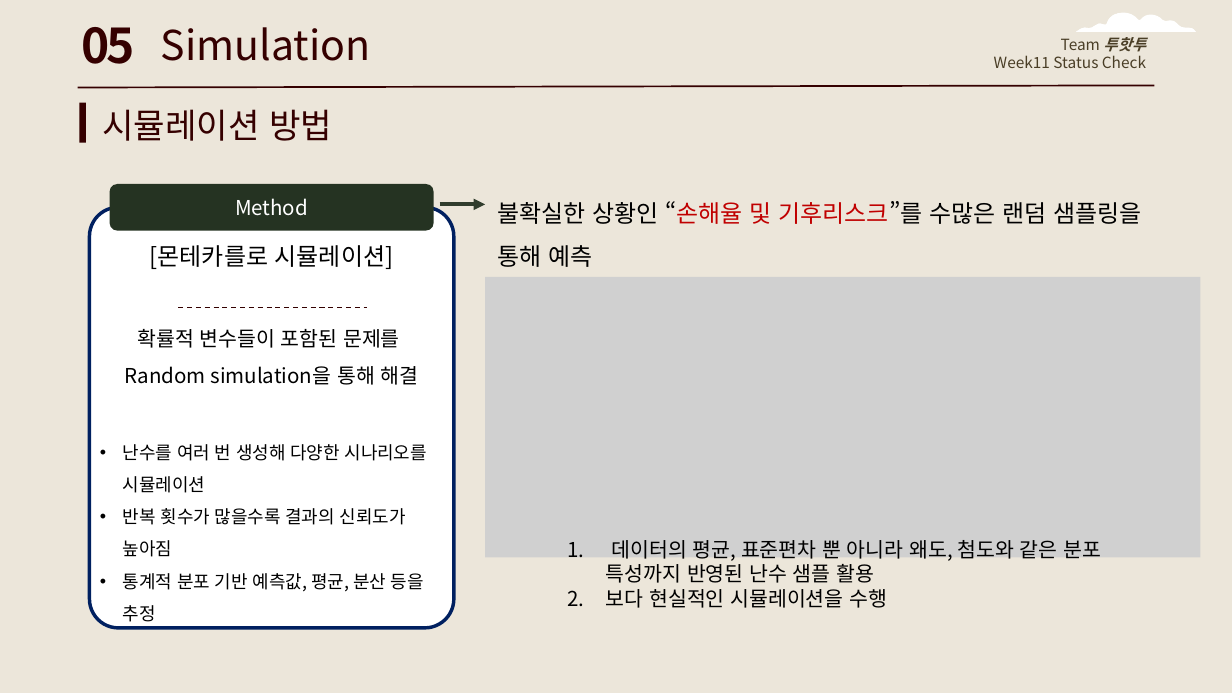
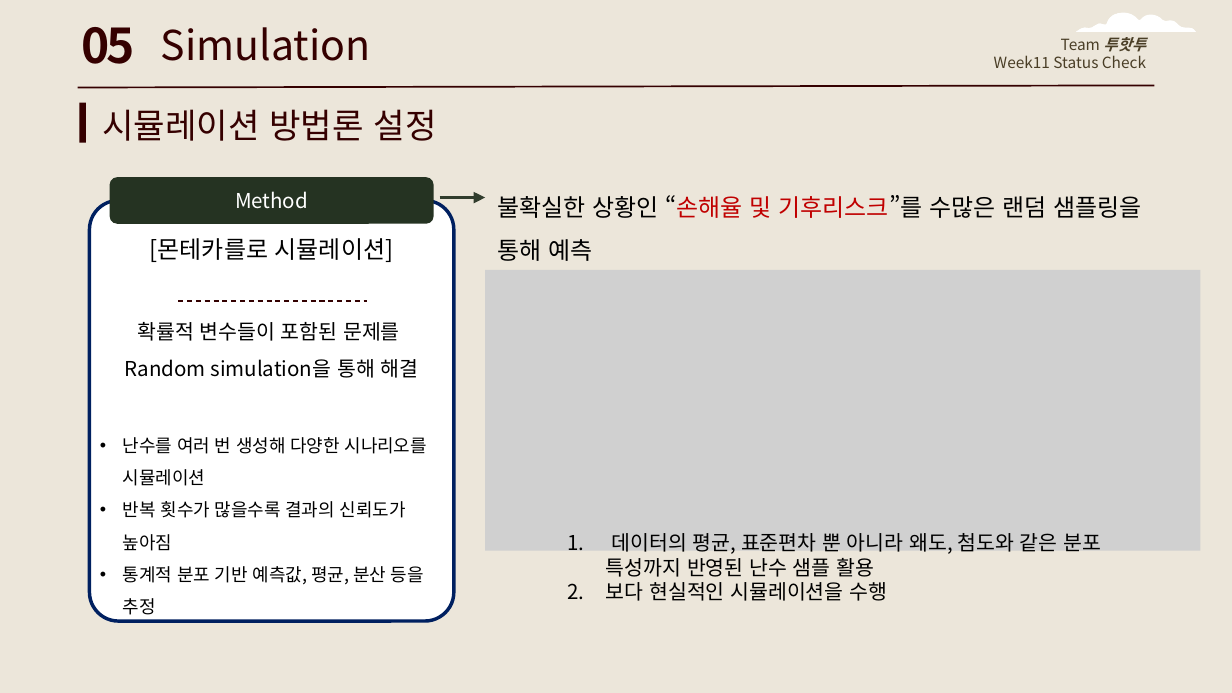
Before and after one commit to NamYoonJi/capstone-project-slides, a slide deck: slide 31 of week 12 mid progress report.pptx. Drawn at 1232x693 pixels with LibreOffice and Linux fonts; fonts in the diff are those of the drawing; grey boxes stand for pictures. Boxes give left, top, right and bottom in pixels: in the first picture for what was removed or moved away, otherwise in the second. Text is boxed around its words. In the diff, an @@ line names an element or a change of style, - is before the commit and + after.

```diff
--- a/week 12 mid progress report.pptx
+++ b/week 12 mid progress report.pptx
@@ text at (102,109,437,141): text changed @@
-시뮬레이션 방법
+시뮬레이션 방법론 설정
@@ 2 texts, 1 arrow: place and size @@
-2 texts, 1 arrow at (123,201,1141,622)
+2 texts, 1 arrow at (123,195,1141,615)
@@ 2 rounded rectangles, 1 text, 1 picture, 1 line: place and size @@
-2 rounded rectangles, 1 text, 1 picture, 1 line at (90,184,1201,627)
+2 rounded rectangles, 1 text, 1 picture, 1 line at (90,177,1201,621)
```
Also in this commit, not shown: 5 other slides changed.
